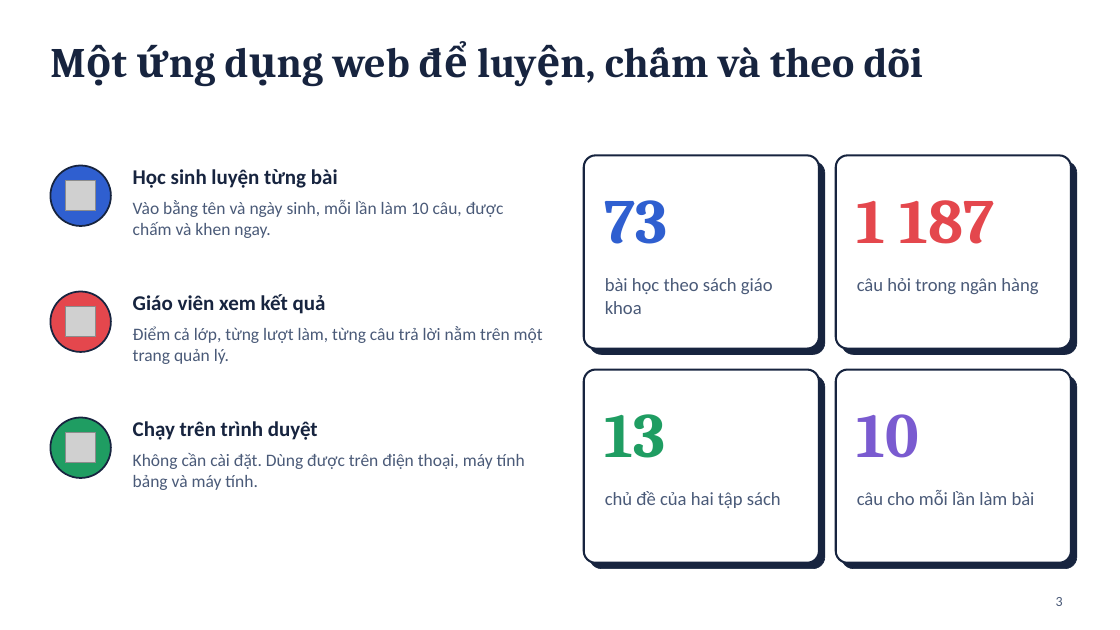
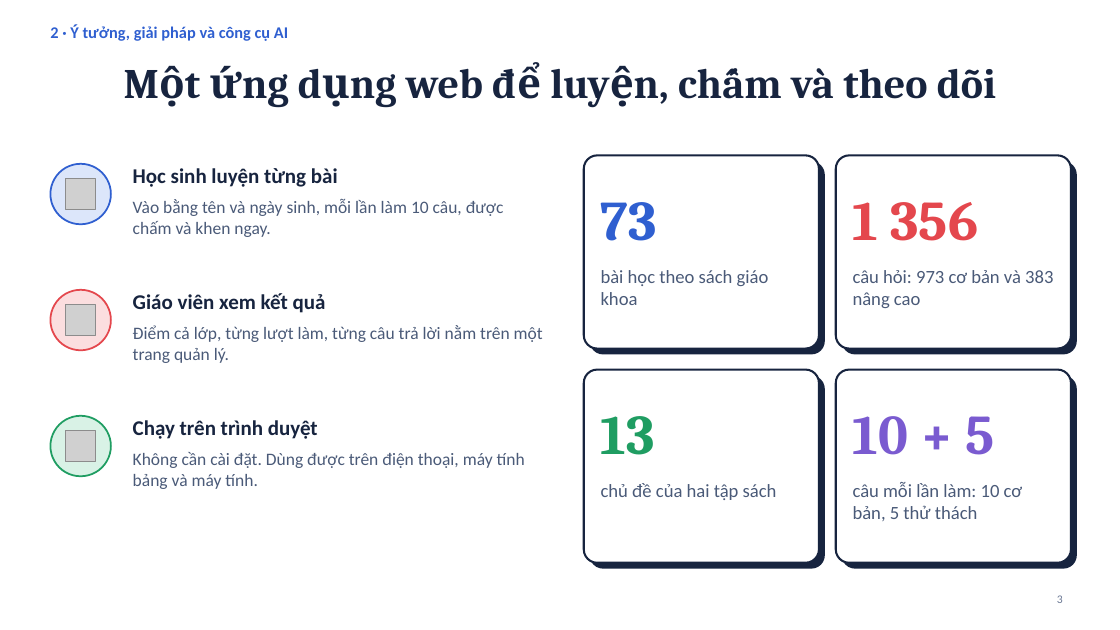
Before and after one commit to Thi2904/tro-ly-toan-4, a slide deck: slide 3 of Gioi-thieu-Sieu-Sao-Toan-4.pptx. Drawn at 1120x630 pixels with LibreOffice and Linux fonts; fonts in the diff are those of the drawing; grey boxes stand for pictures; background and template pictures are left out. Boxes give left, top, right and bottom in pixels: in the first picture for what was removed or moved away, otherwise in the second. Text is boxed around its words. In the diff, an @@ line names an element or a change of style, - is before the commit and + after.

```diff
--- a/Gioi-thieu-Sieu-Sao-Toan-4.pptx
+++ b/Gioi-thieu-Sieu-Sao-Toan-4.pptx
@@ text added at <box>50,25,288,41</box>, 14 pt, text #2F5FD0, bold @@
+2 · Ý tưởng, giải pháp và công cụ AI
@@ title "Một ứng dụng web để ...": place and size @@
-title "Một ứng dụng web để ..." at <box>333,47,923,78</box>
+title "Một ứng dụng web để ..." at <box>406,68,996,99</box>
@@ title "Một ứng dụng web để ..." at <box>406,68,996,99</box>: alignment left to centre; vertical alignment top to middle @@
@@ ellipse at <box>50,164,111,224</box>: fill #2F5FD0 to #DCE6FA; outline #17243F 1.5 pt to #2F5FD0 1.5 pt @@
@@ text "73" at <box>601,202,657,241</box>: size 54 to 48 pt; vertical alignment top to middle @@
@@ text "1 356" at <box>853,202,979,241</box>: vertical alignment top to middle @@
@@ text at <box>853,202,979,241</box>: text changed; size 54 to 48 pt @@
-1 187
+1 356
@@ text "bài học theo sách giáo ...": place and size @@
-text "bài học theo sách giáo ..." at <box>605,278,773,314</box>
+text "bài học theo sách giáo ..." at <box>601,270,769,305</box>
@@ ellipse at <box>50,290,111,350</box>: fill #E4474D to #FBDEDF; outline #17243F 1.5 pt to #E4474D 1.5 pt @@
@@ text at <box>853,270,1053,308</box>: text changed @@
-câu hỏi trong ngân hàng
+câu hỏi: 973 cơ bản và 383 nâng cao
@@ proportions changed in 4 elements at <box>584,155,819,349</box>, <box>836,155,1071,349</box>, <box>584,370,819,563</box>, <box>836,370,1071,563</box> @@
@@ outline #17243F 0.5 pt to none; proportions changed in 4 elements at <box>590,161,825,355</box>, <box>842,161,1077,355</box>, <box>590,376,825,569</box>, <box>842,376,1077,569</box> @@
@@ ellipse at <box>50,416,111,476</box>: fill #1F9D62 to #D9F2E6; outline #17243F 1.5 pt to #1F9D62 1.5 pt @@
@@ text "13" at <box>601,416,655,455</box>: size 54 to 48 pt; vertical alignment top to middle @@
@@ text at <box>853,416,995,455</box>: text changed; size 54 to 48 pt @@
-10
+10 + 5
@@ text "10 + 5" at <box>853,416,995,455</box>: vertical alignment top to middle @@
@@ text "chủ đề của hai tập ...": place and size @@
-text "chủ đề của hai tập ..." at <box>605,491,781,508</box>
+text "chủ đề của hai tập ..." at <box>601,483,777,500</box>
@@ text at <box>853,482,1022,521</box>: text changed @@
-câu cho mỗi lần làm bài
+câu mỗi lần làm: 10 cơ bản, 5 thử thách
@@ page number at <box>1057,595,1063,603</box>: size 12 to 10 pt, text colour #4A5A78 to #6B7894 @@
```
Also in this commit, not shown: 9 other slides changed, 5 slides added, 12 slides removed, 2 other files.
